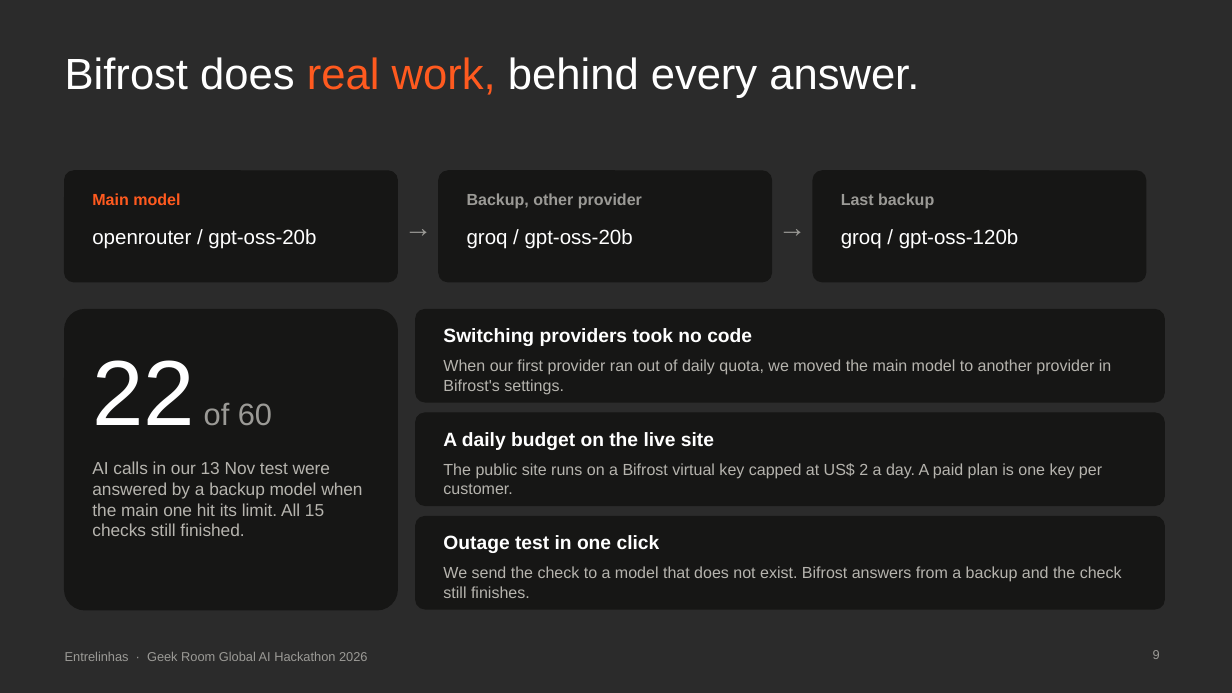
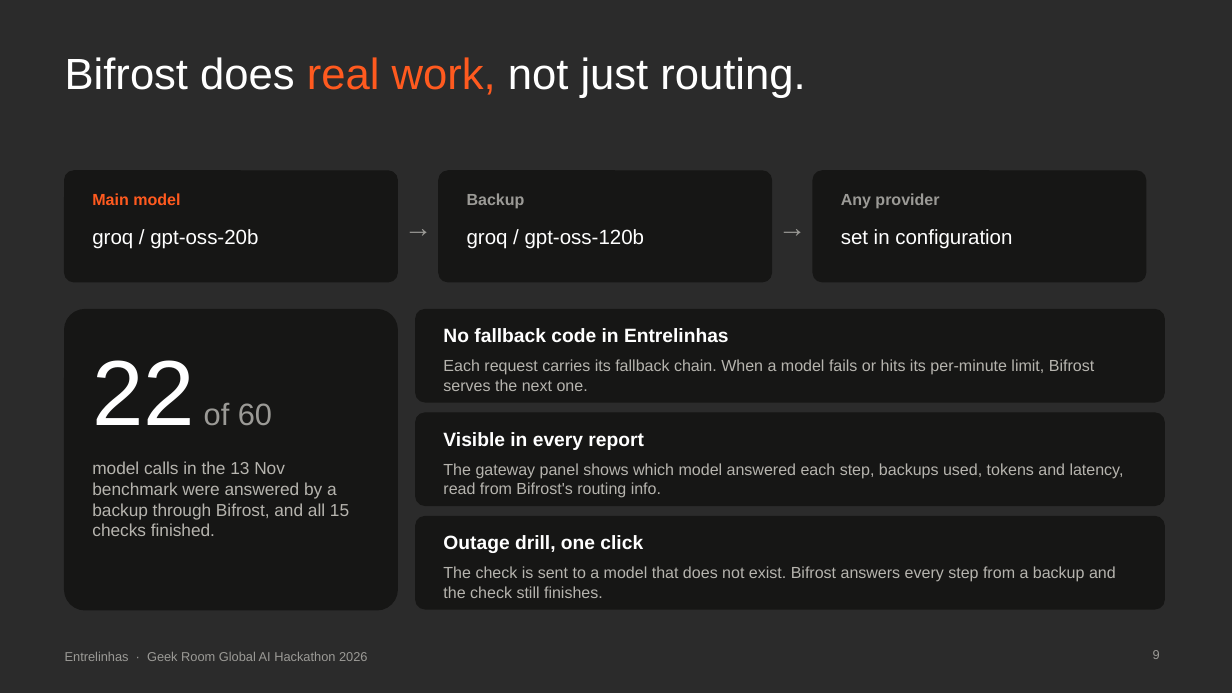
Before and after one commit to contatoalicecandido-lab/entrelinhas, a slide deck: slide 9 of submission/Entrelinhas_Pitch_Deck.pptx. Drawn at 1232x693 pixels with LibreOffice and Linux fonts; fonts in the diff are those of the drawing; background and template pictures are left out; a plain dark background stands for a picture behind light text. Boxes give left, top, right and bottom in pixels: in the first picture for what was removed or moved away, otherwise in the second. Text is boxed around its words. In the diff, an @@ line names an element or a change of style, - is before the commit and + after.

```diff
--- a/submission/Entrelinhas_Pitch_Deck.pptx
+++ b/submission/Entrelinhas_Pitch_Deck.pptx
@@ title at <box>65,57,805,98</box>: text changed @@
-Bifrost does real work, behind every answer.
+Bifrost does real work, not just routing.
@@ text at <box>467,193,525,209</box>: text changed @@
-Backup, other provider
+Backup
@@ text at <box>841,193,939,209</box>: text changed @@
-Last backup
+Any provider
@@ text at <box>92,229,258,249</box>: text changed @@
-openrouter / gpt-oss-20b
+groq / gpt-oss-20b
@@ text at <box>467,229,645,249</box>: text changed @@
-groq / gpt-oss-20b
+groq / gpt-oss-120b
@@ text at <box>841,229,1012,249</box>: text changed @@
-groq / gpt-oss-120b
+set in configuration
@@ text at <box>443,328,729,342</box>: text changed @@
-Switching providers took no code
+No fallback code in Entrelinhas
@@ text at <box>443,359,1094,391</box>: text changed @@
-When our first provider ran out of daily quota, we moved the main model to another provider in Bifrost's settings.
+Each request carries its fallback chain. When a model fails or hits its per-minute limit, Bifrost serves the next one.
@@ text at <box>443,432,644,450</box>: text changed @@
-A daily budget on the live site
+Visible in every report
@@ text at <box>92,461,349,536</box>: text changed @@
-AI calls in our 13 Nov test were answered by a backup model when the main one hit its limit. All 15 checks still finished.
+model calls in the 13 Nov benchmark were answered by a backup through Bifrost, and all 15 checks finished.
@@ text at <box>443,463,1124,498</box>: text changed @@
-The public site runs on a Bifrost virtual key capped at US$ 2 a day. A paid plan is one key per customer.
+The gateway panel shows which model answered each step, backups used, tokens and latency, read from Bifrost's routing info.
@@ text at <box>443,535,643,553</box>: text changed @@
-Outage test in one click
+Outage drill, one click
@@ text at <box>443,566,1116,598</box>: text changed @@
-We send the check to a model that does not exist. Bifrost answers from a backup and the check still finishes.
+The check is sent to a model that does not exist. Bifrost answers every step from a backup and the check still finishes.
```
Also in this commit, not shown: 13 other slides changed, 1 slide added, 1 slide removed, 2 other files.
